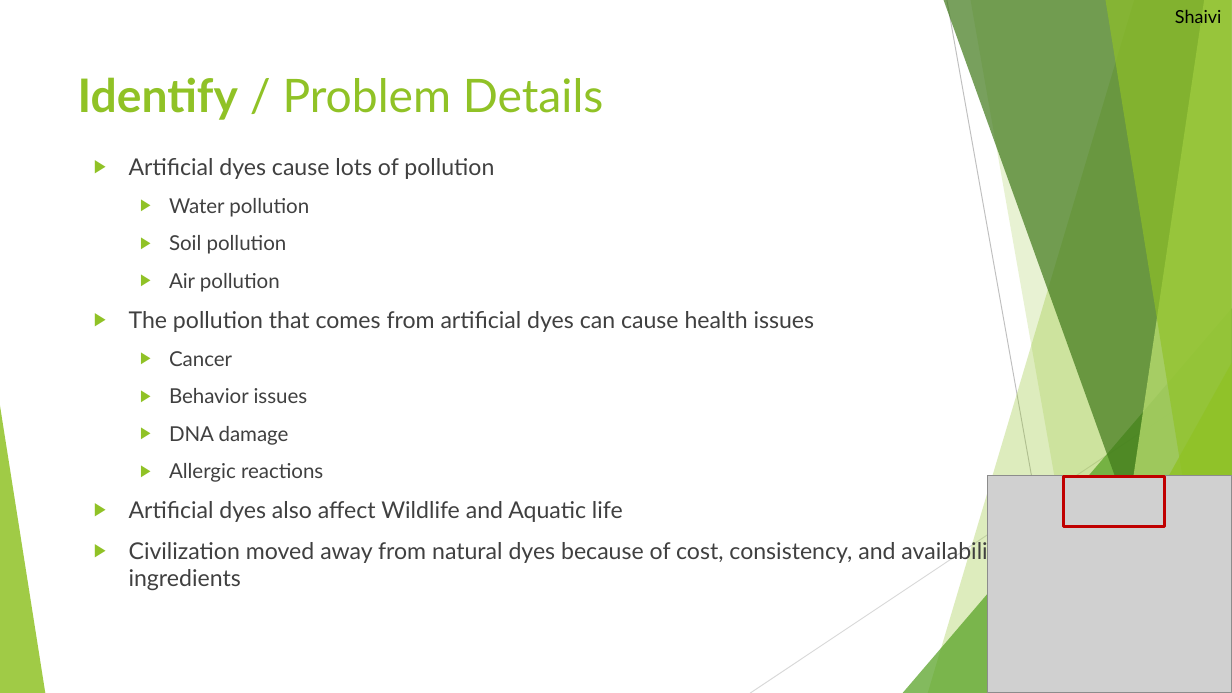
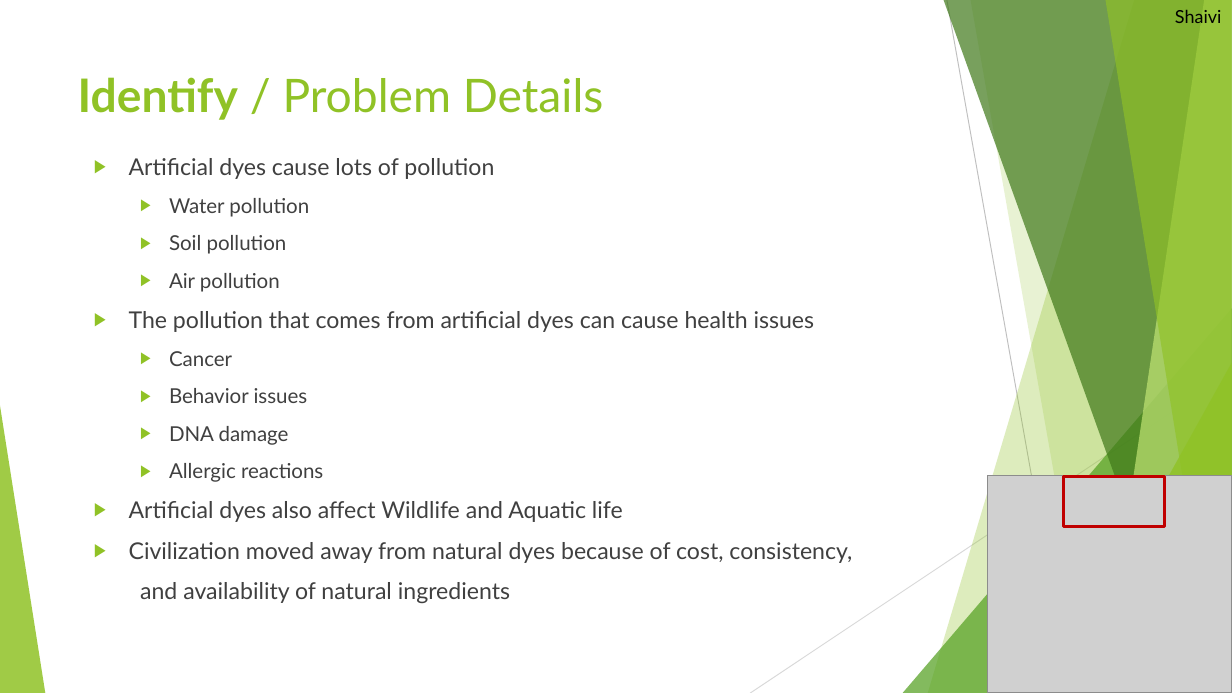
Before and after one commit to LegoRisingStars/Challenge2025, a slide deck: slide 3 of Presentations/Unearthed Innovation Project - Rising Stars.pptx. Drawn at 1232x693 pixels with LibreOffice and Linux fonts; fonts in the diff are those of the drawing; grey boxes stand for pictures. Boxes give left, top, right and bottom in pixels: in the first picture for what was removed or moved away, otherwise in the second. Text is boxed around its words. In the diff, an @@ line names an element or a change of style, - is before the commit and + after.

Commit message:
Updated presentation

```diff
--- a/Presentations/Unearthed Innovation Project - Rising Stars.pptx
+++ b/Presentations/Unearthed Innovation Project - Rising Stars.pptx
@@ text at <box>129,542,852,603</box>: text changed @@
-▶ Civilization moved away from natural dyes because of cost, consistency, and availability of natural ingredients
+▶ Civilization moved away from natural dyes because of cost, consistency,
+and availability of natural ingredients
```
Also in this commit, not shown: 6 other slides changed.
